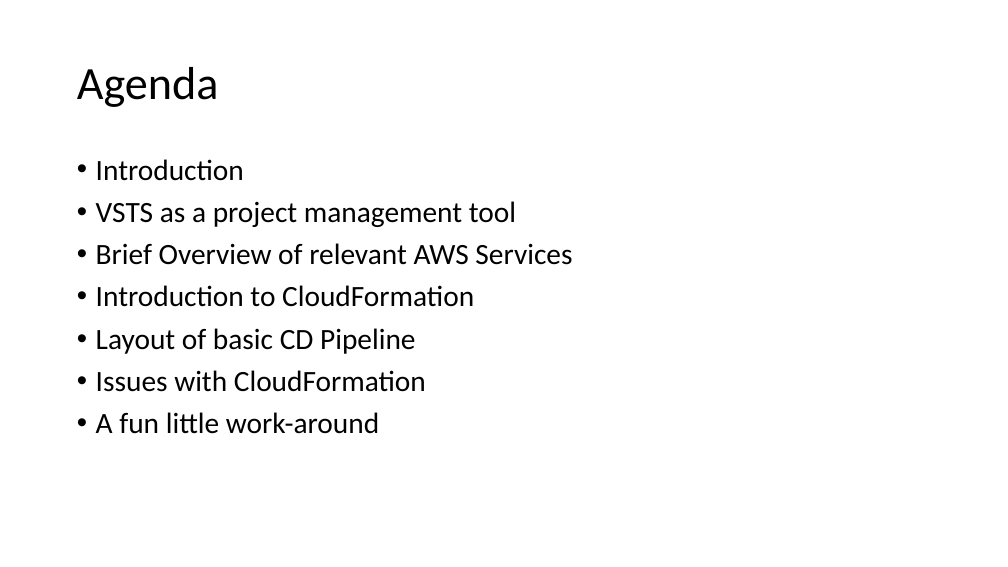
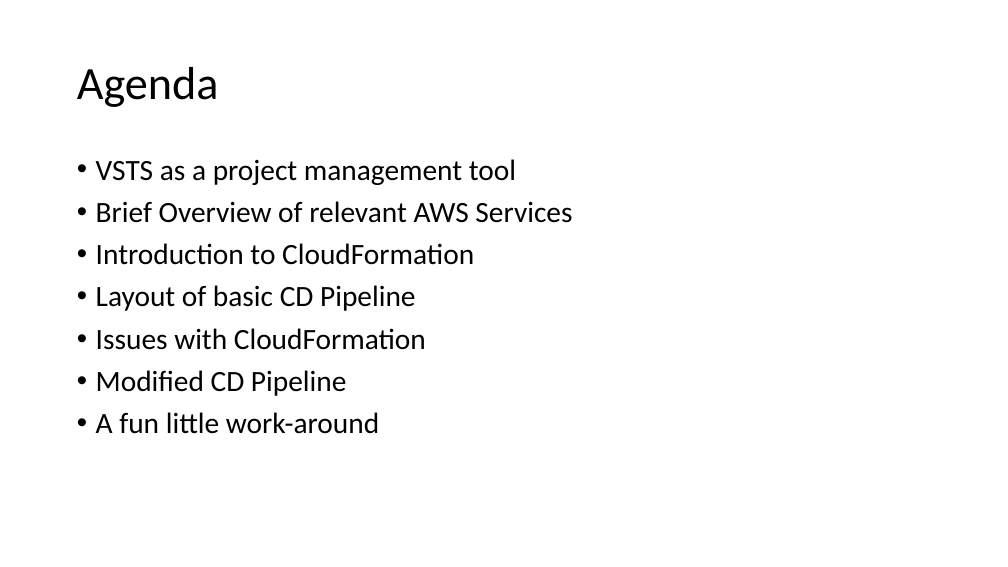
Before and after one commit to jbaacke/CloudFormationAndCARRDSDemo, a slide deck: slide 3 of VSTS and CloudFormation.pptm (slide 2 before the commit). Drawn at 1008x567 pixels with LibreOffice and Linux fonts; fonts in the diff are those of the drawing. Boxes give left, top, right and bottom in pixels: in the first picture for what was removed or moved away, otherwise in the second. Text is boxed around its words. In the diff, an @@ line names an element or a change of style, - is before the commit and + after.

```diff
--- a/VSTS and CloudFormation.pptm
+++ b/VSTS and CloudFormation.pptm
@@ text at bbox=[96, 159, 244, 181]: paragraph removed @@
-• Introduction
@@ text at bbox=[96, 370, 346, 396]: paragraph added @@
+• Modified CD Pipeline
```
Also in this commit, not shown: 7 other slides changed, 6 slides added.
